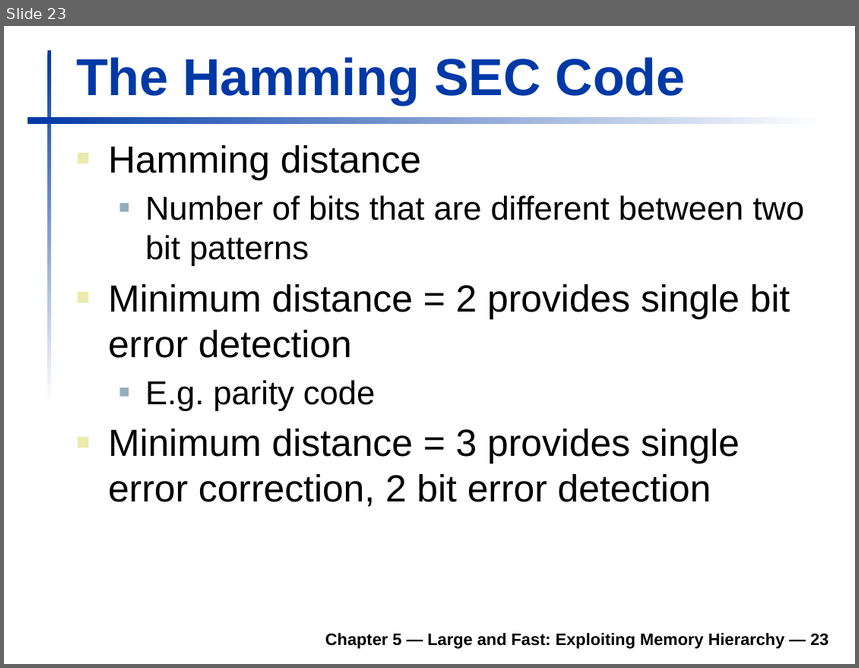
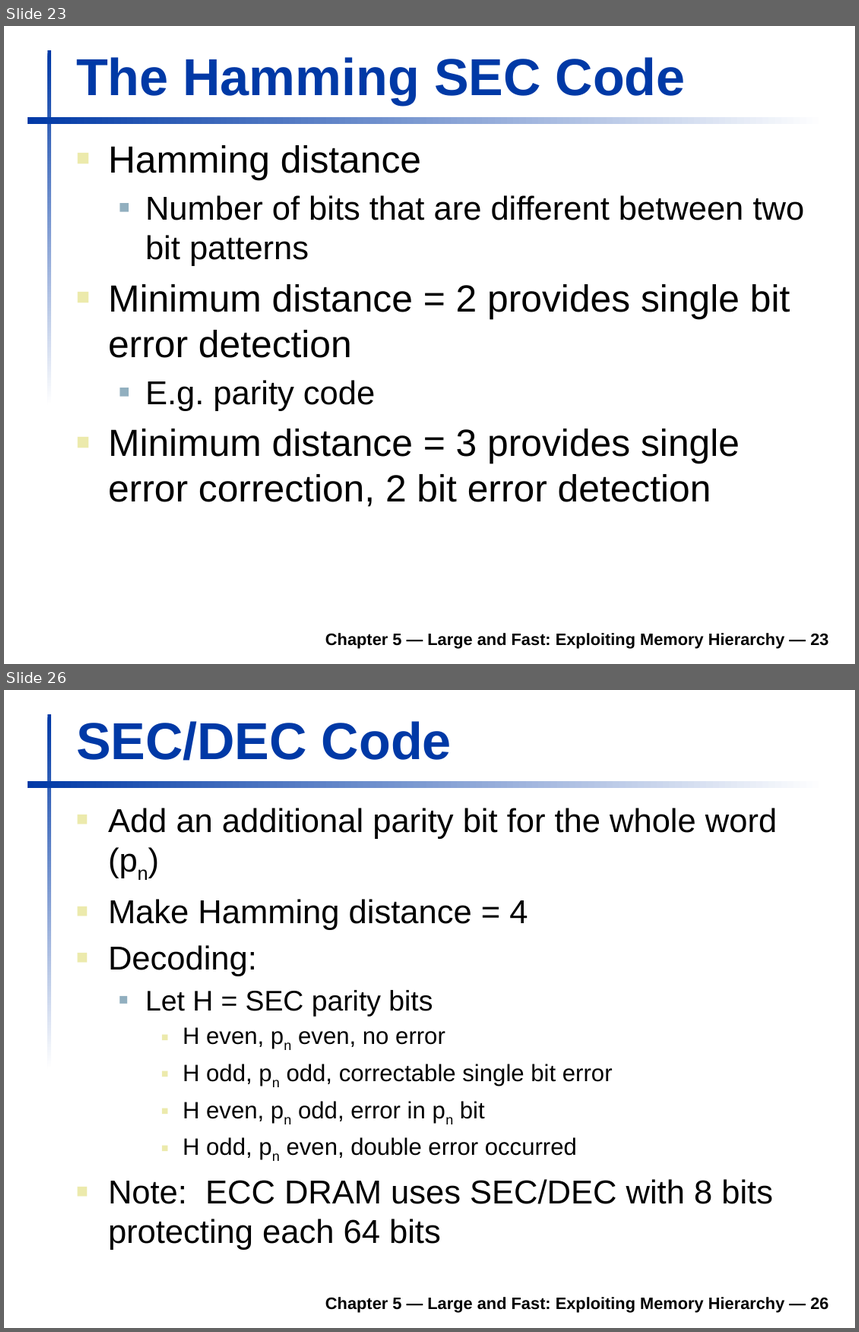
Before and after one commit to robertutterback/robertutterback.github.io, a slide deck: _courses/comp230/f17/L50.pptx. Shown one above the other, each under a label of ours: slide 23 before the commit, slides 23 and 26 after it; the slides between them are not shown. The pictures are 859x668 and 859x1332 pixels, drawn with LibreOffice and Linux fonts; fonts in the diff are those of the drawing; background and template pictures are left out. Boxes give left, top, right and bottom in pixels: in the first picture for what was removed or moved away, otherwise in the second. Text is boxed around its words. In the diff, an @@ line names an element or a change of style, - is before the commit and + after.

```diff
--- a/_courses/comp230/f17/L50.pptx
+++ b/_courses/comp230/f17/L50.pptx
@@ slide 26 added at box(4, 690, 855, 1328), background #FFFFFF; not listed: 2 template elements that a slide beside it also shows @@
@@ title added at box(76, 721, 452, 761), 44 pt, text #0039A6, bold @@
+SEC/DEC Code
@@ text added at box(108, 808, 777, 1250), 28 pt, text #000000 @@
+■ Add an additional parity bit for the whole word (pn)
+■ Make Hamming distance = 4
+■ Decoding:
+  ■ Let H = SEC parity bits
+    ■ H even, pn even, no error
+    ■ H odd, pn odd, correctable single bit error
+    ■ H even, pn odd, error in pn bit
+    ■ H odd, pn even, double error occurred
+■ Note: ECC DRAM uses SEC/DEC with 8 bits protecting each 64 bits
@@ text added at box(325, 1297, 829, 1313), 14 pt, text #000000, bold @@
+Chapter 5 — Large and Fast: Exploiting Memory Hierarchy — 26
```
Also in this commit, not shown: 2 other slides added, 1 other file.
